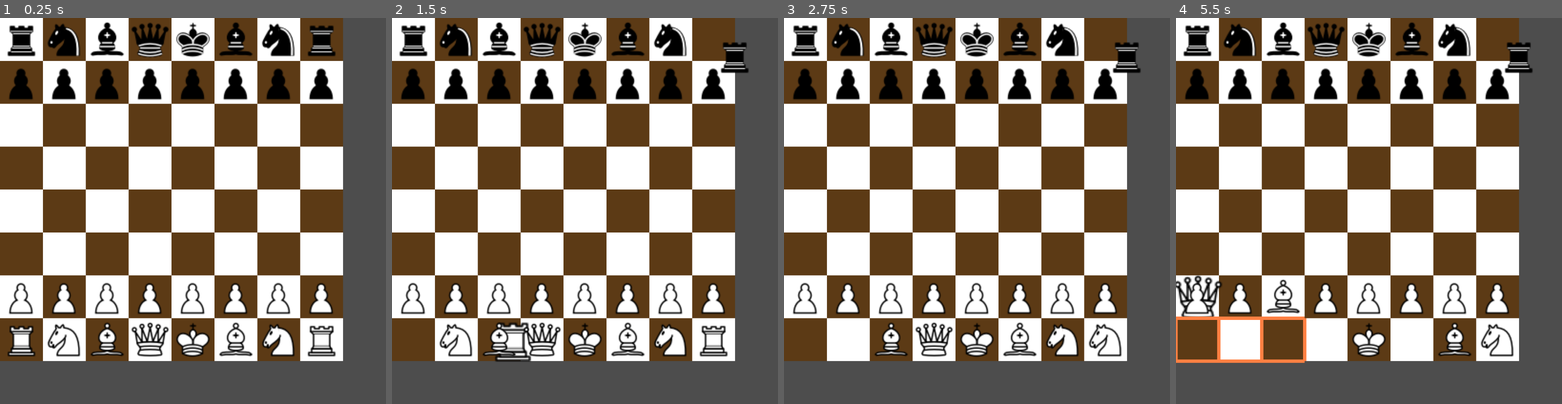
Above: before the commit, frames 1-4 (left to right).
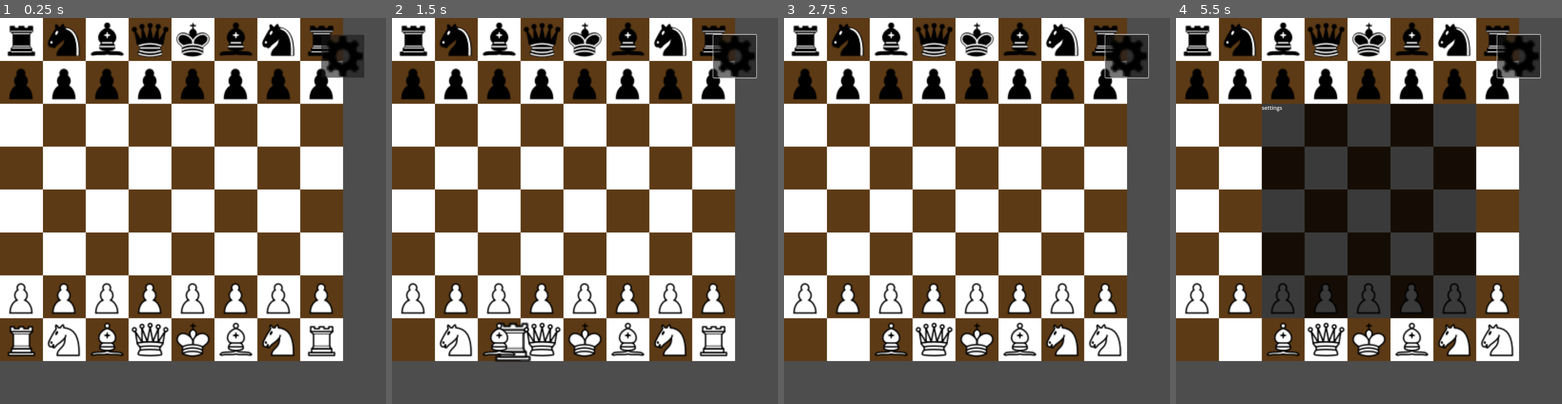
Above: after the commit, the same moments.

Repository: telamonian/chess_2d
Game: Godot game, scene res://game/game_2d.tscn
The game is run twice, just before and just after one commit, with the same random seed, the same clock (stepped at 60 frames per second) and the same inputs.
Inputs (mouse positions are in pixels of both pictures, inside the frame that each line leads up to):
- Up to frame 1 (0.25 s): no input
- Up to frame 2 (1.5 s): click (735, 56) at 0.52 s; tap Enter at 1.25 s; drag from (415, 338) to (712, 338) at 1.27 s
- Up to frame 3 (2.75 s): drag from (849, 338) to (1104, 338) at 2.02 s
- Up to frame 4 (5.5 s): move the mouse to (1453, 338) at 2.77 s; click (1453, 338) at 2.92 s; tap Space at 3.5 s; drag from (1284, 338) to (1453, 338) at 3.52 s; drag from (1411, 338) to (1284, 295) at 4.27 s; drag from (1326, 338) to (1199, 295) at 5.02 s

The runs differ from the first frame. In frame 1, 1.1% of the frame differs, in the area x 83-95%, y 4-16%; in frame 2, 1.4%; in frame 3, 1.4%; in frame 4, 35%, in the area x 0-95%, y 1-90%.

Commit message:
added settings menu scene and button. Currently when open the menu z-blocks the button

Diff:
--- /dev/null
+++ b/assets/gear_icon.svg
@@ -0,0 +1,8 @@
+<?xml version="1.0" encoding="UTF-8"?>
+<svg xmlns="http://www.w3.org/2000/svg" width="20" height="20" viewBox="0 0 20 20">
+  <title>
+    advanced
+  </title>
+  <path d="M10 2.5a7.5 7.5 0 1 0 7.5 7.5A7.5 7.5 0 0 0 10 2.5zm0 11a3.5 3.5 0 1 1 3.5-3.5 3.5 3.5 0 0 1-3.5 3.5z"/>
+  <path d="M12 3.29L11.5 0h-3L8 3.29a7 7 0 0 1 4 0zM8 16.71L8.5 20h3l.5-3.29a7 7 0 0 1-4 0zm8.16-10.04l2-2.68L16 1.87l-2.68 2a7 7 0 0 1 2.83 2.83zM3.84 13.33L1.87 16 4 18.13l2.68-2a7 7 0 0 1-2.83-2.83zM16.71 12l3.29-.5v-3L16.71 8a7 7 0 0 1 0 4zM3.29 8L0 8.5v3l3.29.5a7 7 0 0 1 0-4zm10.04 8.16l2.68 2L18.13 16l-2-2.68a7 7 0 0 1-2.83 2.83zM6.67 3.84L4 1.87 1.87 4l2 2.68a7 7 0 0 1 2.8-2.84z"/>
+</svg>
--- a/game/board/board_2d.gd
+++ b/game/board/board_2d.gd
@@ -26,7 +26,7 @@
   return 0 <= grid_pos.x and grid_pos.x < FILES and 0 <= grid_pos.y and grid_pos.y < ROWS
 
 func _ready() -> void:
-  var piece_man = get_parent().get_node("Piece_manager")
+  var piece_man = get_parent().get_node("Piece_Manager")
   piece_man.piece_drag_started.connect(_on_piece_drag_started)
   piece_man.piece_drag_ended.connect(_on_piece_drag_ended)
 
@@ -35,8 +35,8 @@
   pass
 
 func _on_piece_drag_started(piece: Piece2D):
-  var pieces = get_parent().get_node("Piece_manager").pieces
-  var player = get_parent().get_node("Player_manager").players[piece.player_id]
+  var pieces = get_parent().get_node("Piece_Manager").pieces
+  var player = get_parent().get_node("Player_Manager").players[piece.player_id]
   var raw_moves = piece.get_moves(player)
   var moves: Array[Vector2i]
 
--- a/game/game_2d.gd
+++ b/game/game_2d.gd
@@ -1,7 +1,7 @@
 extends Node2D
 
-@onready var player_man = $Player_manager
-@onready var piece_man = $Piece_manager
+@onready var player_man = $Player_Manager
+@onready var piece_man = $Piece_Manager
 @onready var board = $Board_2d
 
 func spawn_game():
--- a/game/game_2d.tscn
+++ b/game/game_2d.tscn
@@ -1,17 +1,32 @@
-[gd_scene load_steps=5 format=3 uid="uid://eviytf37l6wg"]
+[gd_scene load_steps=7 format=3 uid="uid://eviytf37l6wg"]
 
 [ext_resource type="PackedScene" uid="uid://cgg65ymwya6wq" path="res://game/board/board_2d.tscn" id="1_kt5uc"]
 [ext_resource type="Script" uid="uid://5u734353clku" path="res://game/game_2d.gd" id="1_luvuv"]
 [ext_resource type="Script" uid="uid://c7gdqb78i37ci" path="res://game/piece_manager.gd" id="2_w264a"]
 [ext_resource type="Script" uid="uid://clviav8qckj4k" path="res://game/player_manager.gd" id="4_bd2yl"]
+[ext_resource type="Texture2D" uid="uid://ybwh51t7hip6" path="res://assets/gear_icon.svg" id="5_ume8q"]
+[ext_resource type="Script" uid="uid://q5tyiq337eqo" path="res://game/settings_button.gd" id="6_t8shf"]
 
 [node name="Game_2d" type="Node2D"]
 script = ExtResource("1_luvuv")
 
-[node name="Piece_manager" type="Node2D" parent="."]
+[node name="Piece_Manager" type="Node2D" parent="."]
 script = ExtResource("2_w264a")
 
-[node name="Player_manager" type="Node2D" parent="."]
+[node name="Player_Manager" type="Node2D" parent="."]
 script = ExtResource("4_bd2yl")
 
 [node name="Board_2d" parent="." instance=ExtResource("1_kt5uc")]
+
+[node name="Settings_Button" type="Button" parent="."]
+anchors_preset = 1
+anchor_left = 1.0
+anchor_right = 1.0
+offset_left = 959.0
+offset_top = 50.0
+offset_right = 1087.0
+offset_bottom = 178.0
+grow_horizontal = 0
+icon = ExtResource("5_ume8q")
+expand_icon = true
+script = ExtResource("6_t8shf")
--- a/game/piece/piece_2d.gd
+++ b/game/piece/piece_2d.gd
@@ -35,19 +35,19 @@
   grid_position = grid_pos
   old_scale = scale
 
-  $piece_sprite.setup(color, type)
+  $Piece_Sprite.setup(color, type)
   position = pos
 
 func start_drag():
   is_dragged = true
-  $piece_sprite.set_highlight()
+  $Piece_Sprite.set_highlight()
   scale = Vector2(old_scale.x * 1.25, old_scale.y * 1.25)
 
   get_parent().piece_drag_started.emit(self)
 
 func end_drag():
   scale = Vector2(old_scale)
-  $piece_sprite.unset_highlight()
+  $Piece_Sprite.unset_highlight()
   is_dragged = false
 
   get_parent().piece_drag_ended.emit(self)
--- a/game/piece/piece_2d.tscn
+++ b/game/piece/piece_2d.tscn
@@ -13,7 +13,7 @@
 [node name="CollisionShape2D" type="CollisionShape2D" parent="."]
 shape = SubResource("RectangleShape2D_wdjlj")
 
-[node name="piece_sprite" type="Sprite2D" parent="."]
+[node name="Piece_Sprite" type="Sprite2D" parent="."]
 position = Vector2(-9.536743e-07, 1.9073486e-06)
 scale = Vector2(2.8444445, 2.8444445)
 texture = ExtResource("2_qeb0b")
--- /dev/null
+++ b/game/settings/settings_menu.tscn
@@ -0,0 +1,45 @@
+[gd_scene format=3 uid="uid://cqd4o0ugygr6o"]
+
+[node name="Settings_Menu" type="Control"]
+layout_mode = 3
+offset_right = 1152.0
+offset_bottom = 1152.0
+
+[node name="ColorRect" type="ColorRect" parent="."]
+layout_mode = 1
+anchors_preset = -1
+anchor_right = 1.0
+anchor_bottom = 1.0
+offset_left = 256.0
+offset_top = 256.0
+offset_right = -256.0
+offset_bottom = -256.0
+grow_horizontal = 2
+grow_vertical = 2
+color = Color(0, 0, 0, 0.77254903)
+
+[node name="MarginContainer" type="MarginContainer" parent="ColorRect"]
+layout_mode = 0
+offset_right = 40.0
+offset_bottom = 40.0
+
+[node name="VBoxContainer" type="VBoxContainer" parent="ColorRect/MarginContainer"]
+layout_mode = 2
+
+[node name="Label" type="Label" parent="ColorRect/MarginContainer/VBoxContainer"]
+layout_mode = 2
+text = "settings"
+
+[node name="ScrollContainer" type="ScrollContainer" parent="ColorRect/MarginContainer/VBoxContainer"]
+layout_mode = 2
+
+[node name="GridContainer" type="GridContainer" parent="ColorRect/MarginContainer/VBoxContainer/ScrollContainer"]
+layout_mode = 2
+columns = 2
+
+[node name="Label" type="Label" parent="ColorRect/MarginContainer/VBoxContainer/ScrollContainer/GridContainer"]
+layout_mode = 2
+text = "square highlight color: "
+
+[node name="ColorPickerButton" type="ColorPickerButton" parent="ColorRect/MarginContainer/VBoxContainer/ScrollContainer/GridContainer"]
+layout_mode = 2
--- /dev/null
+++ b/game/settings_button.gd
@@ -0,0 +1,29 @@
+extends Button
+
+const MENU_SCENE: PackedScene = preload("res://game/settings/settings_menu.tscn")
+
+var menu
+var menu_hidden = true:
+  set(x):
+    if not menu_hidden and x == true:
+      get_parent().remove_child(menu)
+    elif menu_hidden and x == false:
+      get_parent().add_child(menu)
+
+    menu_hidden = x
+
+# Called when the node enters the scene tree for the first time.
+func _ready() -> void:
+  menu = MENU_SCENE.instantiate()
+  pressed.connect(_on_pressed)
+
+
+# Called every frame. 'delta' is the elapsed time since the previous frame.
+func _process(delta: float) -> void:
+  pass
+
+func _on_pressed():
+  if menu_hidden:
+    menu_hidden = false
+  else:
+    menu_hidden = true
Not shown, added: assets/gear_icon.svg.import
Not shown, added: game/settings_button.gd.uid
